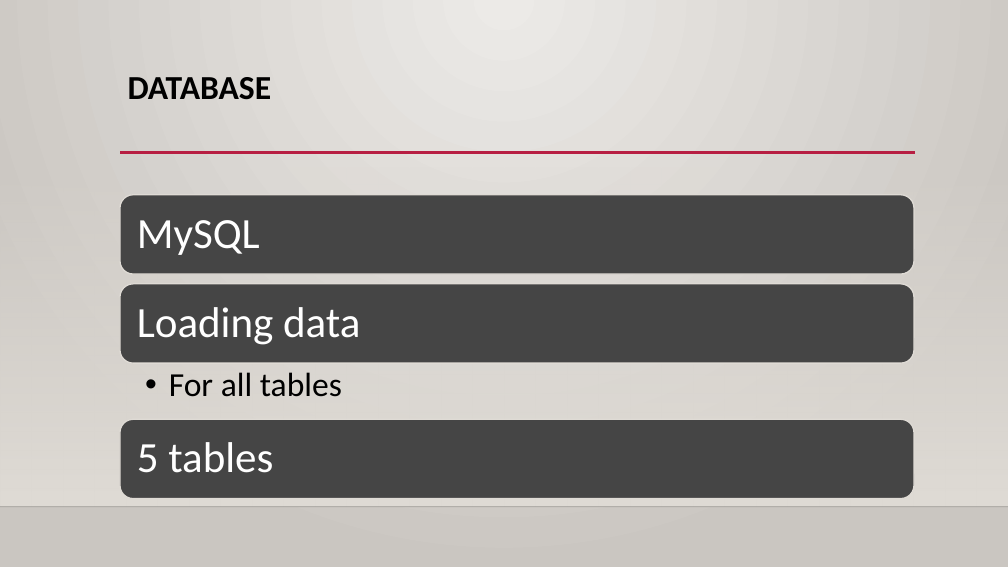
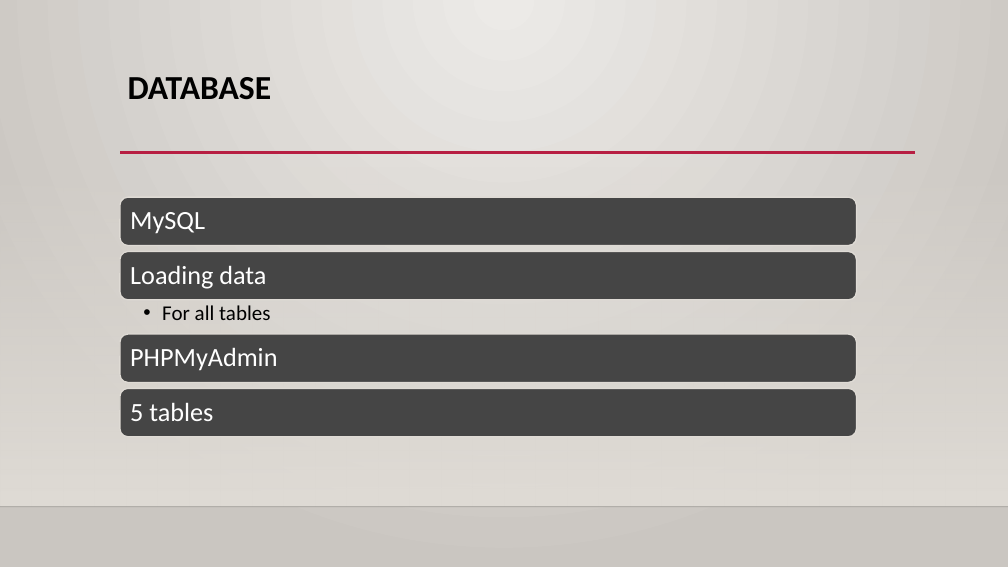
Before and after one commit to MoriczJanos113C/TechShop, a slide deck: slide 7 of project dokumentumok/Projekt bemutató.pptx. Drawn at 1008x567 pixels with LibreOffice and Linux fonts; fonts in the diff are those of the drawing; background and template pictures are left out. Boxes give left, top, right and bottom in pixels: in the first picture for what was removed or moved away, otherwise in the second. Text is boxed around its words. In the diff, an @@ line names an element or a change of style, - is before the commit and + after.

```diff
--- a/project dokumentumok/Projekt bemutató.pptx
+++ b/project dokumentumok/Projekt bemutató.pptx
@@ rounded rectangle: place and size @@
-rounded rectangle at (120, 195, 914, 274)
+rounded rectangle at (120, 197, 857, 246)
@@ rounded rectangle added at (120, 252, 857, 300), fill #454545, outline #DFDBD5 1.25 pt @@
@@ size 41 to 25 pt; less space between paragraphs in 3 elements at (130, 212, 205, 234), (130, 403, 213, 421), (130, 266, 266, 289) @@
@@ text "Loading data": place and size @@
-text "Loading data" at (137, 307, 360, 345)
+text "Loading data" at (130, 266, 266, 289)
@@ text "For all tables": place and size @@
-text "For all tables" at (169, 372, 342, 397)
+text "For all tables" at (162, 305, 270, 320)
@@ text "For all tables" at (162, 305, 270, 320): size 32 to 20 pt; indent changed; less space between paragraphs @@
@@ rounded rectangle: place and size @@
-rounded rectangle at (120, 284, 914, 363)
+rounded rectangle at (120, 334, 857, 383)
@@ text added at (130, 348, 277, 371), 25 pt, text #FFFFFF @@
+PHPMyAdmin
@@ rounded rectangle: place and size @@
-rounded rectangle at (120, 420, 914, 499)
+rounded rectangle at (120, 389, 857, 437)
@@ text "5 tables": place and size @@
-text "5 tables" at (137, 442, 273, 473)
+text "5 tables" at (130, 403, 213, 421)
```
Also in this commit, not shown: 7 other slides changed, 2 slides added, 1 slide removed, 22 other files.
